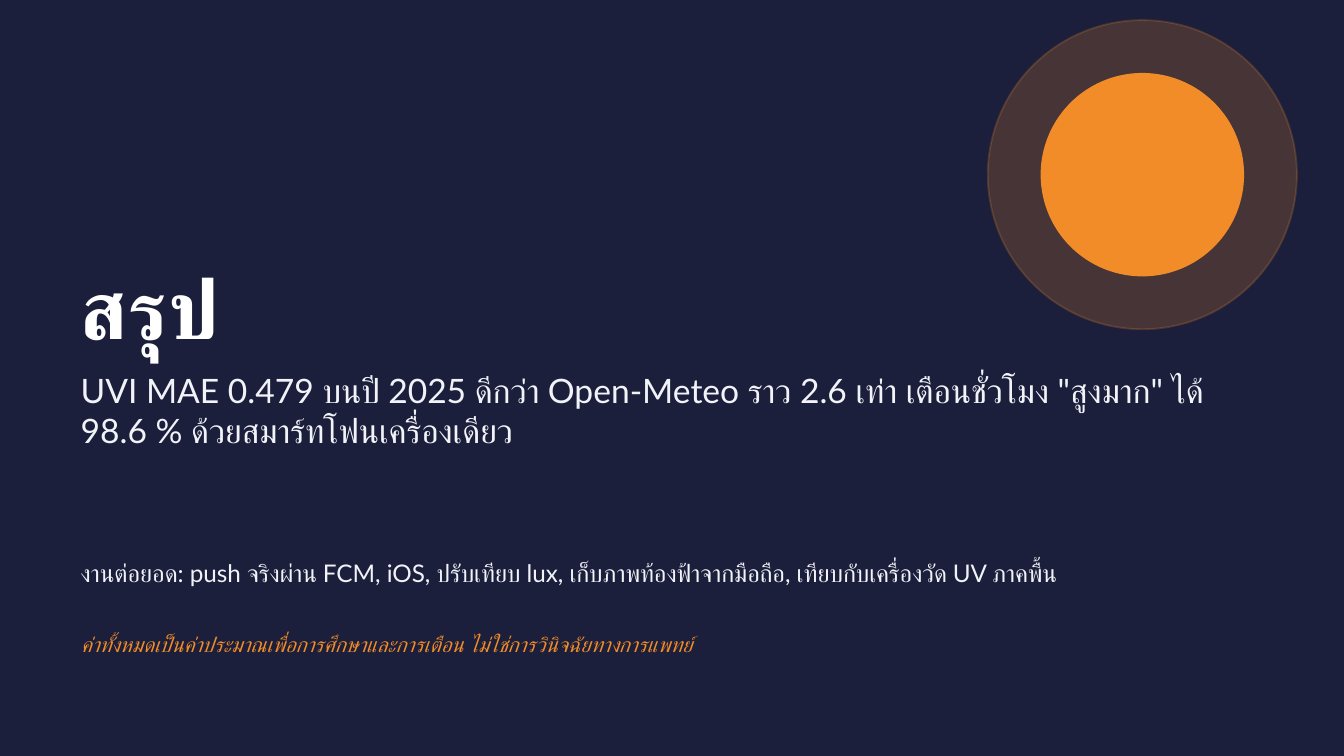
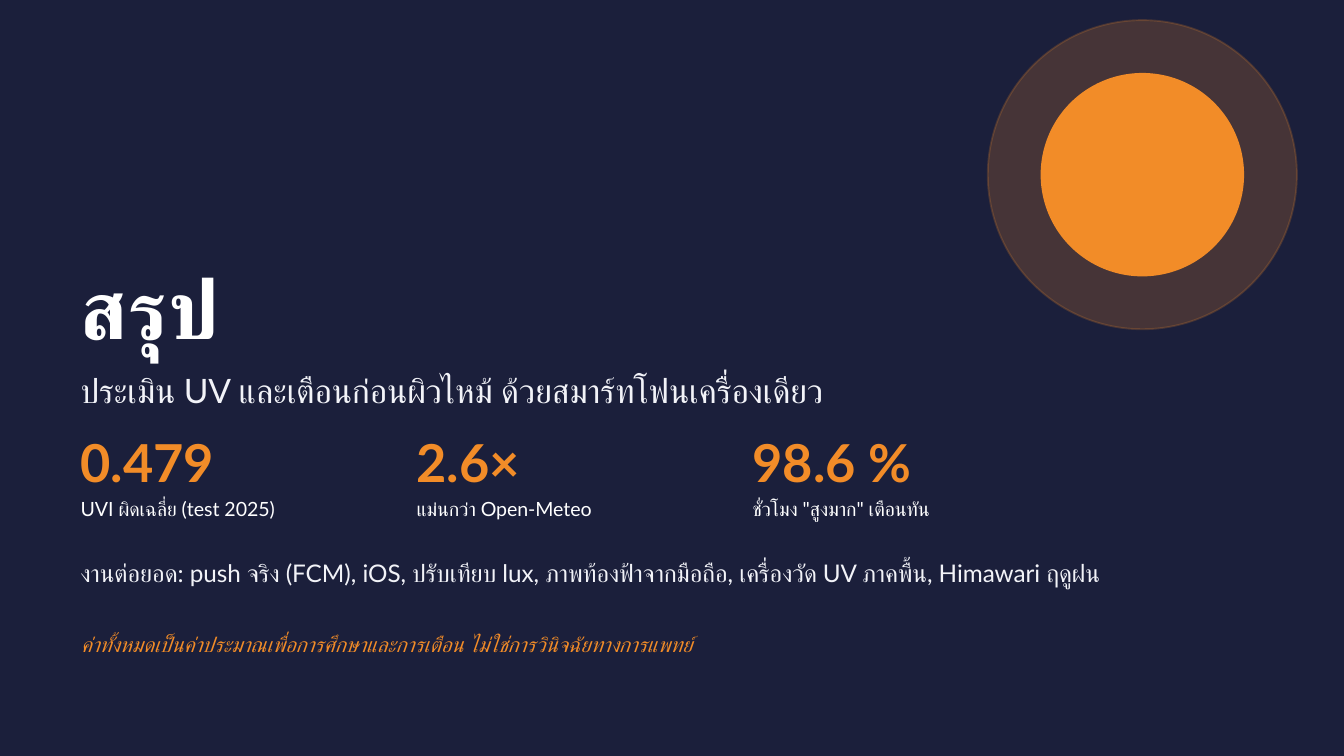
Before and after one commit to Folktom04/ML-CPE, a slide deck: slide 16 of Final-Project/docs/uv_guard_presentation.pptx (slide 15 before the commit). Drawn at 1344x756 pixels with LibreOffice and Linux fonts; fonts in the diff are those of the drawing. Boxes give left, top, right and bottom in pixels: in the first picture for what was removed or moved away, otherwise in the second. Text is boxed around its words. In the diff, an @@ line names an element or a change of style, - is before the commit and + after.

```diff
--- a/Final-Project/docs/uv_guard_presentation.pptx
+++ b/Final-Project/docs/uv_guard_presentation.pptx
@@ text at (x1=81, y1=377, x2=823, y2=404): text changed @@
-UVI MAE 0.479 บนปี 2025 ดีกว่า Open-Meteo ราว 2.6 เท่า เตือนชั่วโมง "สูงมาก" ได้ 98.6 % ด้วยสมาร์ทโฟนเครื่องเดียว
+ประเมิน UV และเตือนก่อนผิวไหม้ ด้วยสมาร์ทโฟนเครื่องเดียว
@@ text added at (x1=81, y1=443, x2=215, y2=483), 28 pt, text #F28C28, bold @@
+0.479
@@ text added at (x1=417, y1=443, x2=520, y2=483), 28 pt, text #F28C28, bold @@
+2.6×
@@ text added at (x1=753, y1=444, x2=856, y2=483), 28 pt, text #F28C28, bold @@
+98.6 %
@@ text added at (x1=81, y1=501, x2=274, y2=519), 10.5 pt, text #FFFFFF @@
+UVI ผิดเฉลี่ย (test 2025)
@@ text added at (x1=417, y1=502, x2=592, y2=520), 10.5 pt, text #FFFFFF @@
+แม่นกว่า Open-Meteo
@@ text added at (x1=753, y1=501, x2=930, y2=520), 10.5 pt, text #FFFFFF @@
+ชั่วโมง "สูงมาก" เตือนทัน
@@ text at (x1=81, y1=562, x2=1100, y2=589): text changed @@
-งานต่อยอด: push จริงผ่าน FCM, iOS, ปรับเทียบ lux, เก็บภาพท้องฟ้าจากมือถือ, เทียบกับเครื่องวัด UV ภาคพื้น
+งานต่อยอด: push จริง (FCM), iOS, ปรับเทียบ lux, ภาพท้องฟ้าจากมือถือ, เครื่องวัด UV ภาคพื้น, Himawari ฤดูฝน
```
Also in this commit, not shown: 14 other slides changed, 1 slide added, 6 other files.
